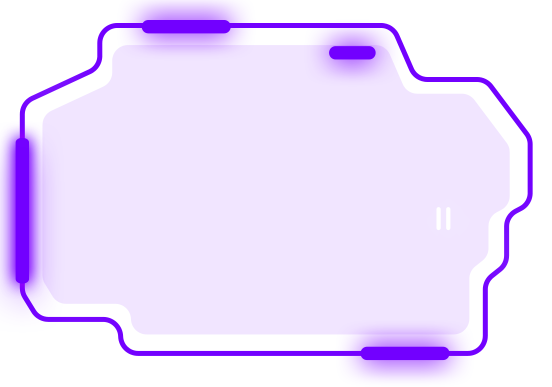
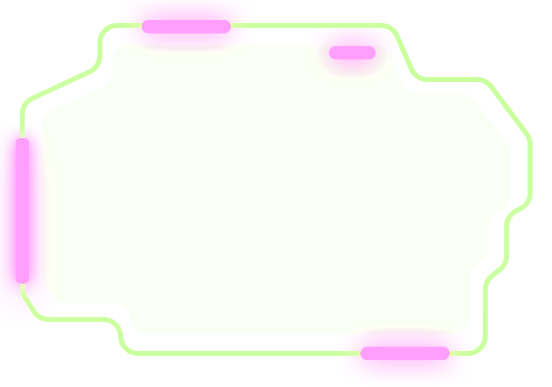
The second 552x387 image is a revision of the first. Changes to its layers:
added group "Outer lines" with 4 layers above "Rectangles" over [30, 29, 533, 339]
hid "Shape 5" (2nd of 2, in "Rectangles") over [446, 207, 451, 231]
hid "Shape 4" (2nd of 2, in "Rectangles") over [436, 207, 441, 231]
